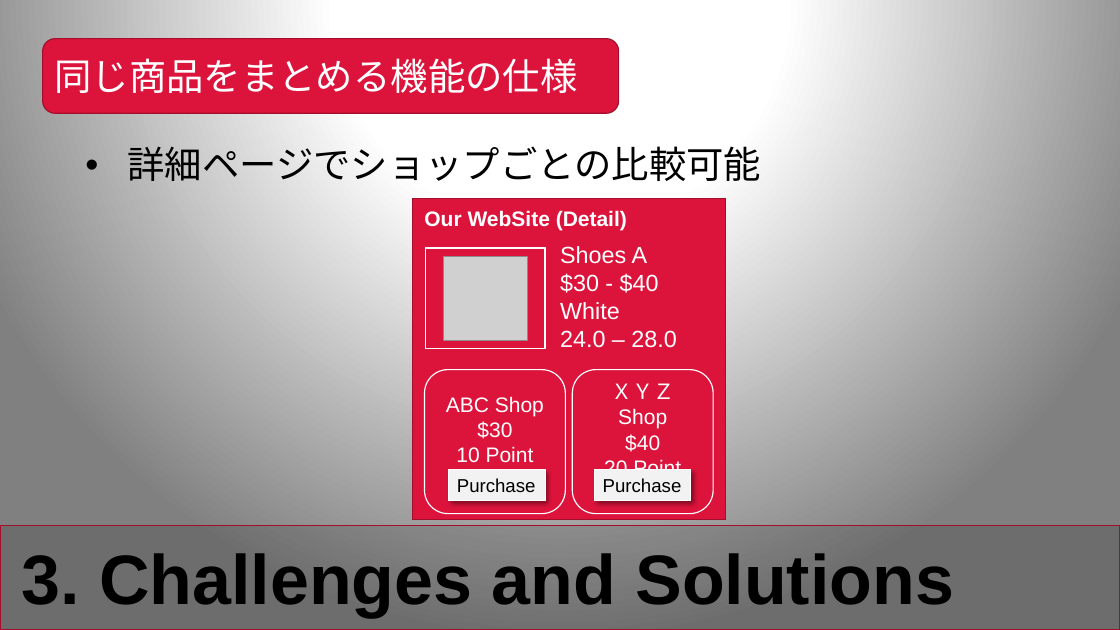
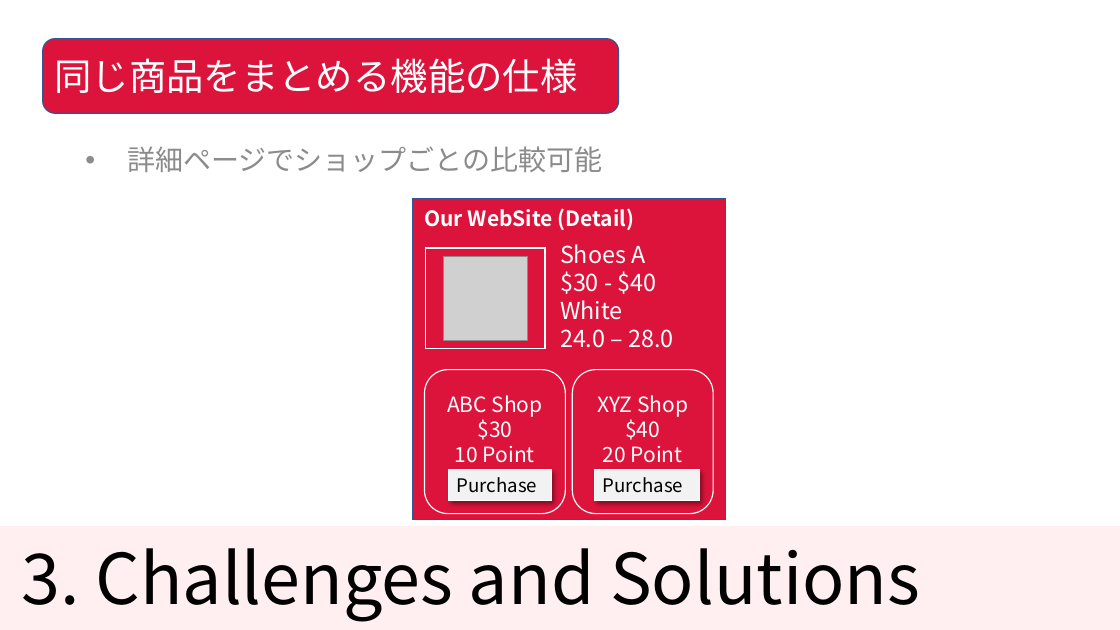
Before and after one commit to KNobuki/Rakuten_fashion, a slide deck: slide 12 of presentation/Presentation.pptx (slide 11 before the commit). Drawn at 1120x630 pixels with LibreOffice and Linux fonts; fonts in the diff are those of the drawing; grey boxes stand for pictures. Boxes give left, top, right and bottom in pixels: in the first picture for what was removed or moved away, otherwise in the second. Text is boxed around its words. In the diff, an @@ line names an element or a change of style, - is before the commit and + after.

Commit message:
changed design

```diff
--- a/presentation/Presentation.pptx
+++ b/presentation/Presentation.pptx
@@ background gradient #FFFFFF to #808080 to #FFFFFF @@
@@ rounded rectangle "同じ商品をまとめる機能の仕様" at (43, 39, 619, 113): font Arial to Noto Sans CJK JP; outline #A30F2C 1 pt to #325491 1 pt @@
@@ text "詳細ページでショップごとの比較可能" at (127, 146, 602, 172): size 32 to 24 pt, font Arial to Noto Sans CJK JP, text colour #000000 to #8C8C8C @@
@@ rectangle at (413, 199, 726, 519): outline #A30F2C 1 pt to #325491 1 pt @@
@@ text in rounded rectangle at (597, 395, 688, 417): text changed; font Arial to Noto Sans CJK JP @@
-ＸＹＺ Shop
+XYZ Shop
@@ text in rounded rectangle at (603, 419, 683, 463): font Arial to Noto Sans CJK JP in "$40", "20 Point" @@
@@ rectangle "Purchase": place and size @@
-rectangle "Purchase" at (449, 470, 545, 501)
+rectangle "Purchase" at (449, 470, 552, 501)
@@ font Arial to Noto Sans CJK JP in 5 elements at (560, 244, 673, 348), (424, 208, 635, 230), (424, 370, 565, 513), (449, 470, 552, 501), (595, 470, 700, 501) @@
@@ rectangle "Purchase": place and size @@
-rectangle "Purchase" at (595, 470, 691, 501)
+rectangle "Purchase" at (595, 470, 700, 501)
@@ rectangle at (0, 526, 1120, 630): fill #000000 at 14% opacity to #FF9199 at 14% opacity; outline #A30F2C 1 pt to none @@
@@ title "3. Challenges and Solutions" at (21, 548, 920, 621): font Arial to Noto Sans CJK JP, bold off @@
```
Also in this commit, not shown: 13 other slides changed, 1 slide added.
